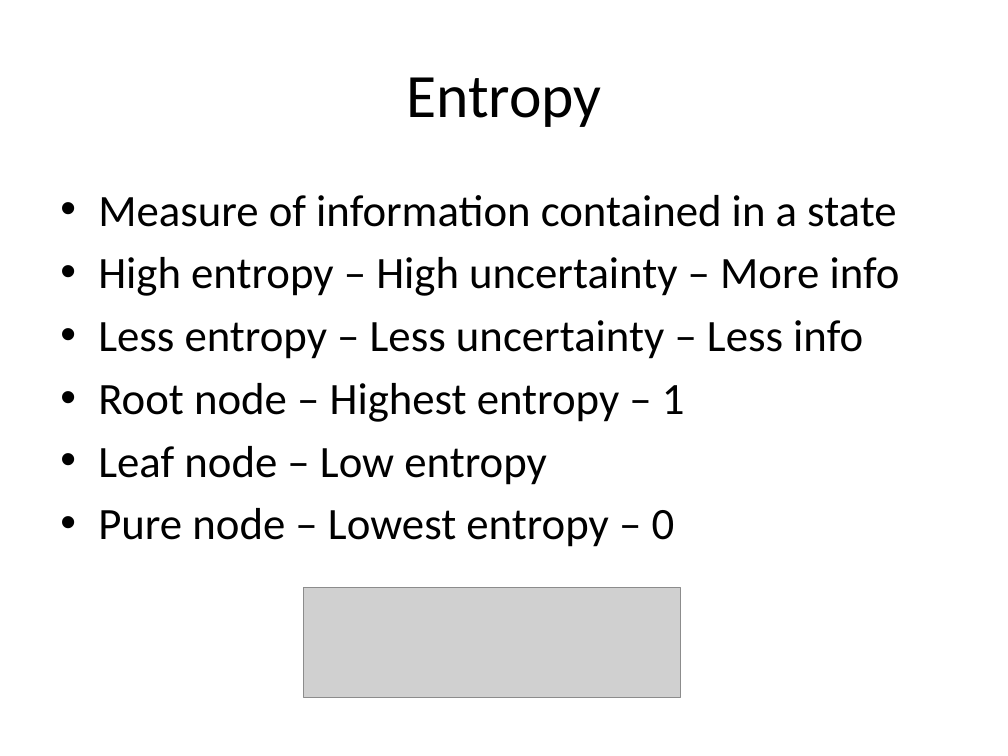
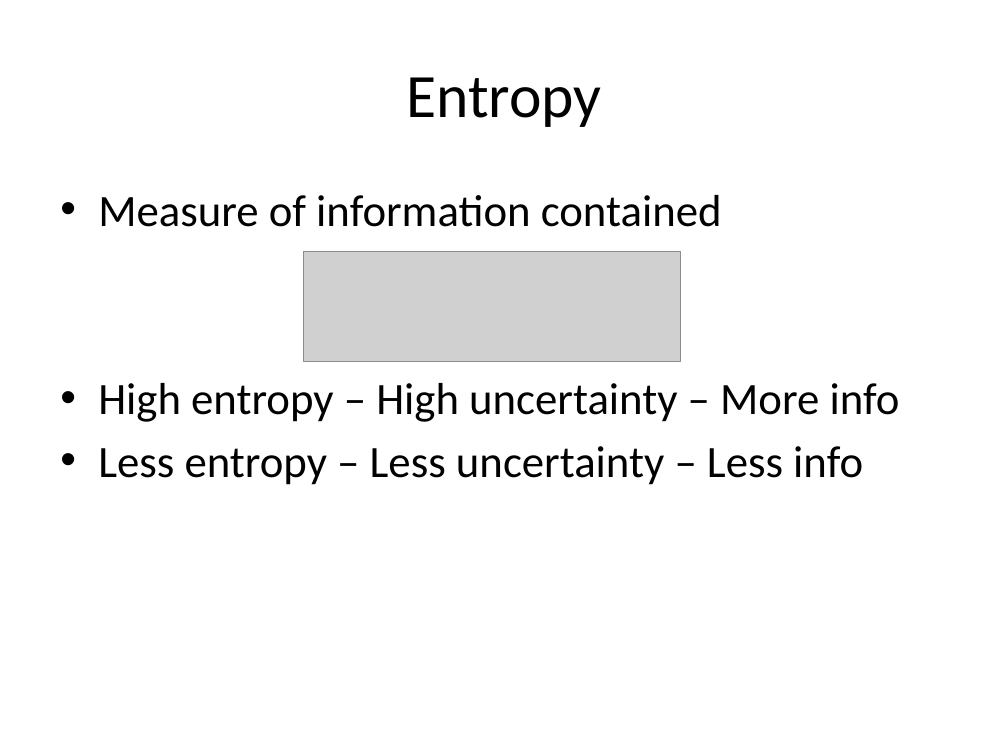
Before and after one commit to look4pritam/ArtificialIntelligence, a slide deck: slide 8 of MachineLearning/DecisionTree/DecisionTree.pptx. Drawn at 1008x756 pixels with LibreOffice and Linux fonts; fonts in the diff are those of the drawing; grey boxes stand for pictures. Boxes give left, top, right and bottom in pixels: in the first picture for what was removed or moved away, otherwise in the second. Text is boxed around its words. In the diff, an @@ line names an element or a change of style, - is before the commit and + after.

```diff
--- a/MachineLearning/DecisionTree/DecisionTree.pptx
+++ b/MachineLearning/DecisionTree/DecisionTree.pptx
@@ text at (98,195,722,227): text changed @@
-• Measure of information contained in a state
+• Measure of information contained
@@ picture added at (303,252,680,361) @@
@@ text at (98,383,685,547): paragraphs removed @@
-• Root node – Highest entropy – 1
-• Leaf node – Low entropy
-• Pure node – Lowest entropy – 0
@@ picture removed at (303,588,680,697) @@
```
Also in this commit, not shown: 1 slide added.
